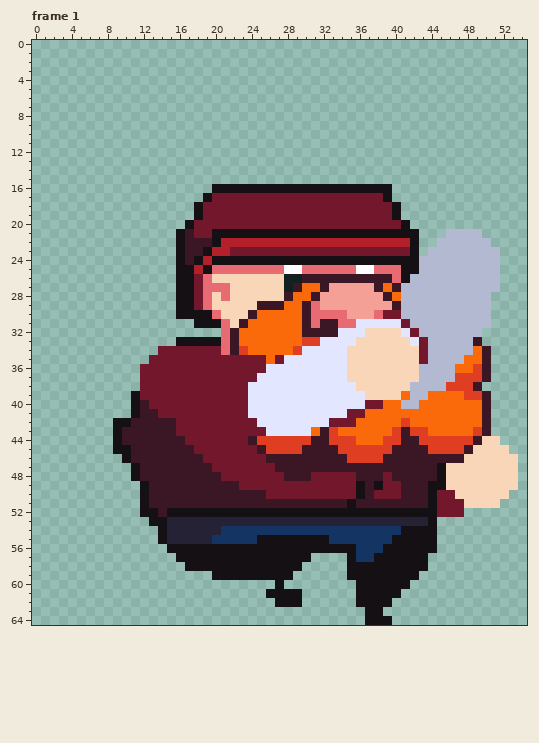
Two states of a pixel-art file, assets/images/entities/player/axe/player-attack-1.aseprite. That is the earlier state.
55x65 pixels, 8 frames. Shown: frame 1. The commit also changed other frames, which this record leaves out.
After:
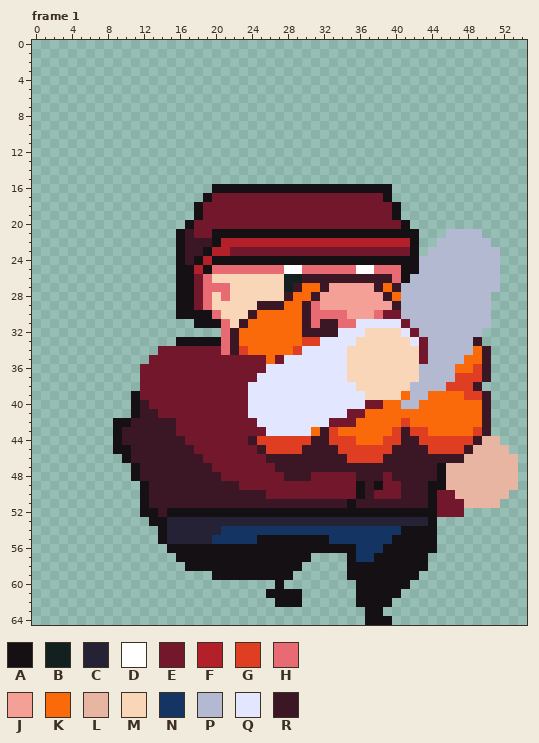
Palette (. is transparent): A #141013  B #122020  C #242234  D #ffffff  E #73172d  F #b4202a  G #df3e23  H #e86a73  J #f5a097  K #fa6a0a  L #e9b5a3  M #fad6b8  N #143464  P #b3b9d1  Q #e3e6ff  R #3b1725
Change:
Frame 1, layer "Group 1/brazo-back":
y 44: x 50..51 MM -> LL
y 45: x 49..52 MMMM -> LLLL
y 46: x 48..53 MMMMMM -> LLLLLL
y 47..49: x 46..53 MMMMMMMM -> LLLLLLLL
y 50: x 47..52 MMMMMM -> LLLLLL
y 51: x 48..51 MMMM -> LLLL
Changed places in both pictures, as pixel boxes (x1, y1, x2, y2):
changed: (446, 436, 518, 508)
